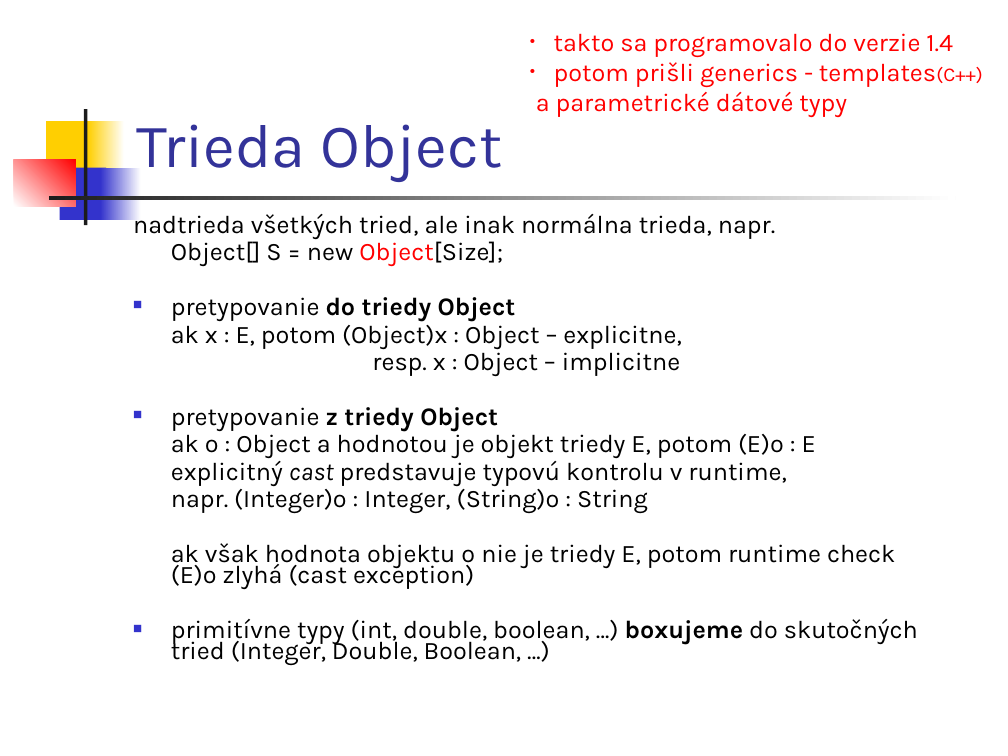
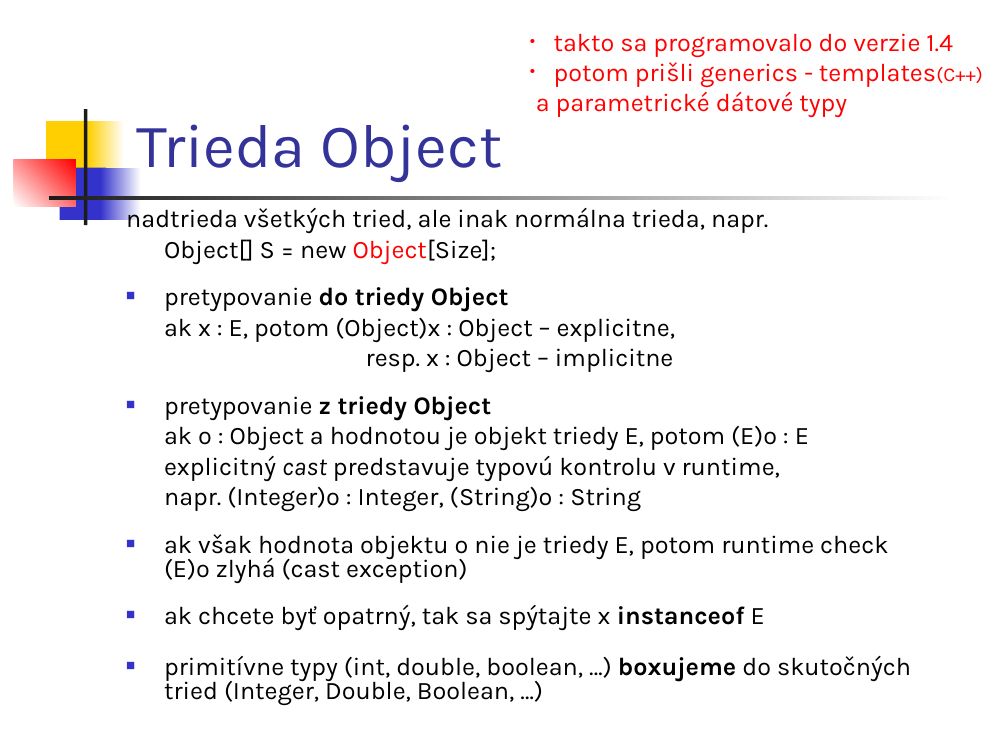
Before and after one commit to Programovanie4/Prednasky, a slide deck: slide 8 of 05/05_java.ppt (slide 13 before the commit). Drawn at 1008x756 pixels with LibreOffice and Linux fonts; fonts in the diff are those of the drawing. Boxes give left, top, right and bottom in pixels: in the first picture for what was removed or moved away, otherwise in the second. Text is boxed around its words. In the diff, an @@ line names an element or a change of style, - is before the commit and + after.

```diff
--- a/05/05_java.ppt
+++ b/05/05_java.ppt
@@ text "nadtrieda všetkých tried, ale inak ...": place and size @@
-text "nadtrieda všetkých tried, ale inak ..." at box(133, 214, 918, 665)
+text "nadtrieda všetkých tried, ale inak ..." at box(126, 205, 911, 706)
@@ text at box(126, 205, 911, 706): line spacing 0.7 to 0.8; bullet none to ■ @@
@@ text at box(164, 605, 765, 631): paragraph added @@
+■ ak chcete byť opatrný, tak sa spýtajte x instanceof E
```
Also in this commit, not shown: 14 other slides changed, 6 slides added, 6 slides removed, 2 other files.
